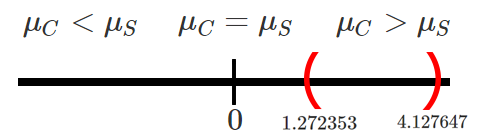
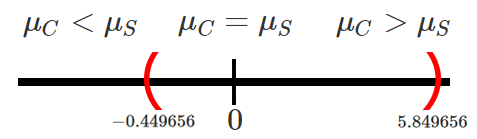
Two versions of the same layered image (477×139). Layer-by-layer changes:
added layer "Capa 42" above "Capa 43" over [112, 114, 196, 128]
added layer "Capa 43" above "Capa 44" over [144, 52, 163, 110]
renamed "Capa 41" to "Capa 44", painted on it over [397, 114, 468, 129]
removed layer "Capa 40" over [282, 109, 357, 130]
painted on "Capa 39" over [304, 52, 322, 110]
